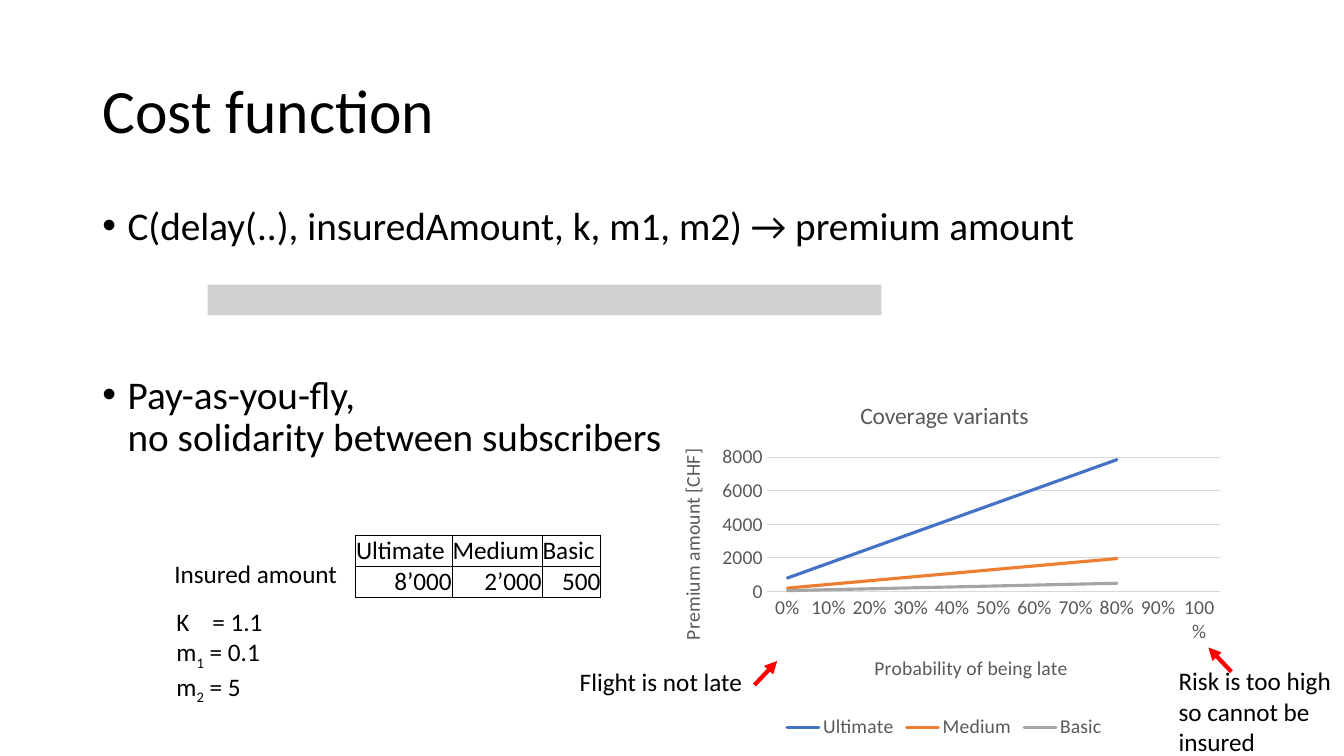
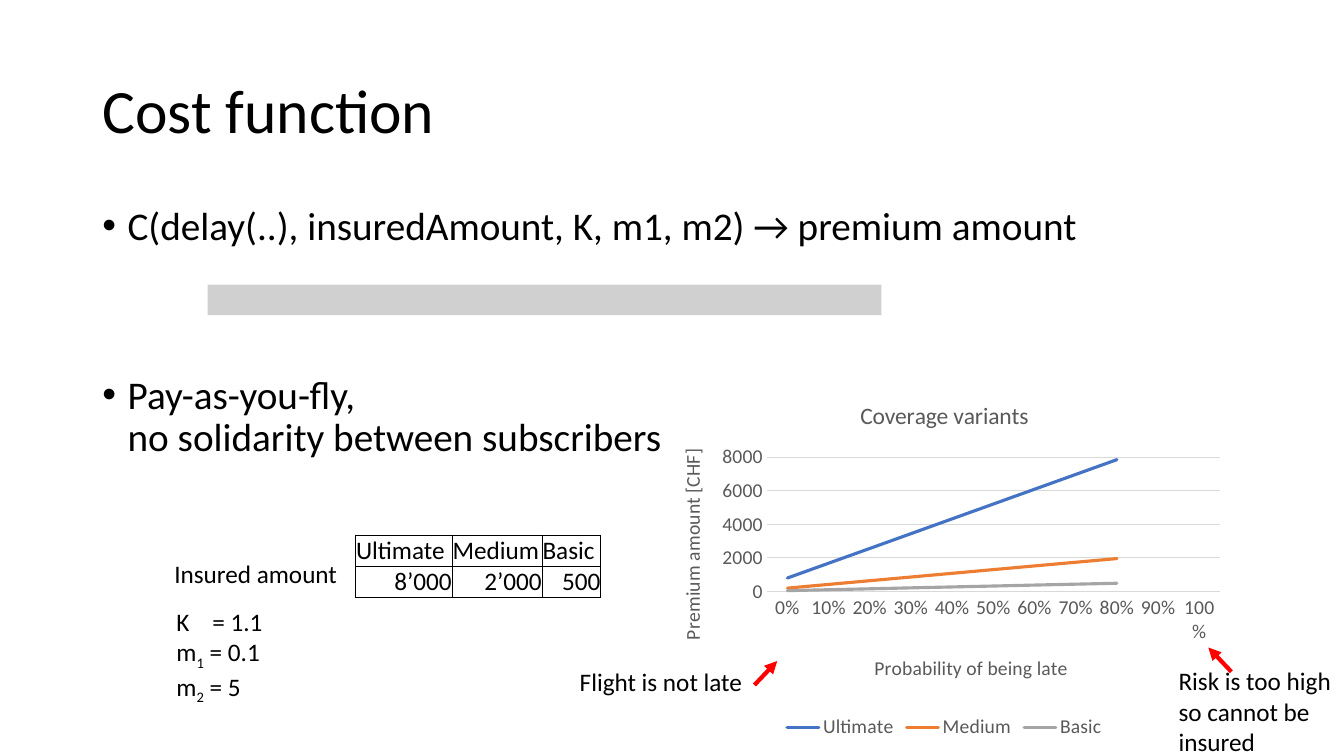
Before and after one commit to CDays2018Mobi/unchained-flight-insurance, a slide deck: slide 7 of unchained-flight-insurance-web/Notes techniques.pptx. Drawn at 1344x756 pixels with LibreOffice and Linux fonts; fonts in the diff are those of the drawing; grey boxes stand for pictures. Boxes give left, top, right and bottom in pixels: in the first picture for what was removed or moved away, otherwise in the second. Text is boxed around its words. In the diff, an @@ line names an element or a change of style, - is before the commit and + after.

Commit message:
updated PPT

```diff
--- a/unchained-flight-insurance-web/Notes techniques.pptx
+++ b/unchained-flight-insurance-web/Notes techniques.pptx
@@ text at [128,211,1076,247]: text changed @@
-• C(delay(..), insuredAmount, k, m1, m2) → premium amount
+• C(delay(..), insuredAmount, K, m1, m2) → premium amount
```
Also in this commit, not shown: 1 slide added.
